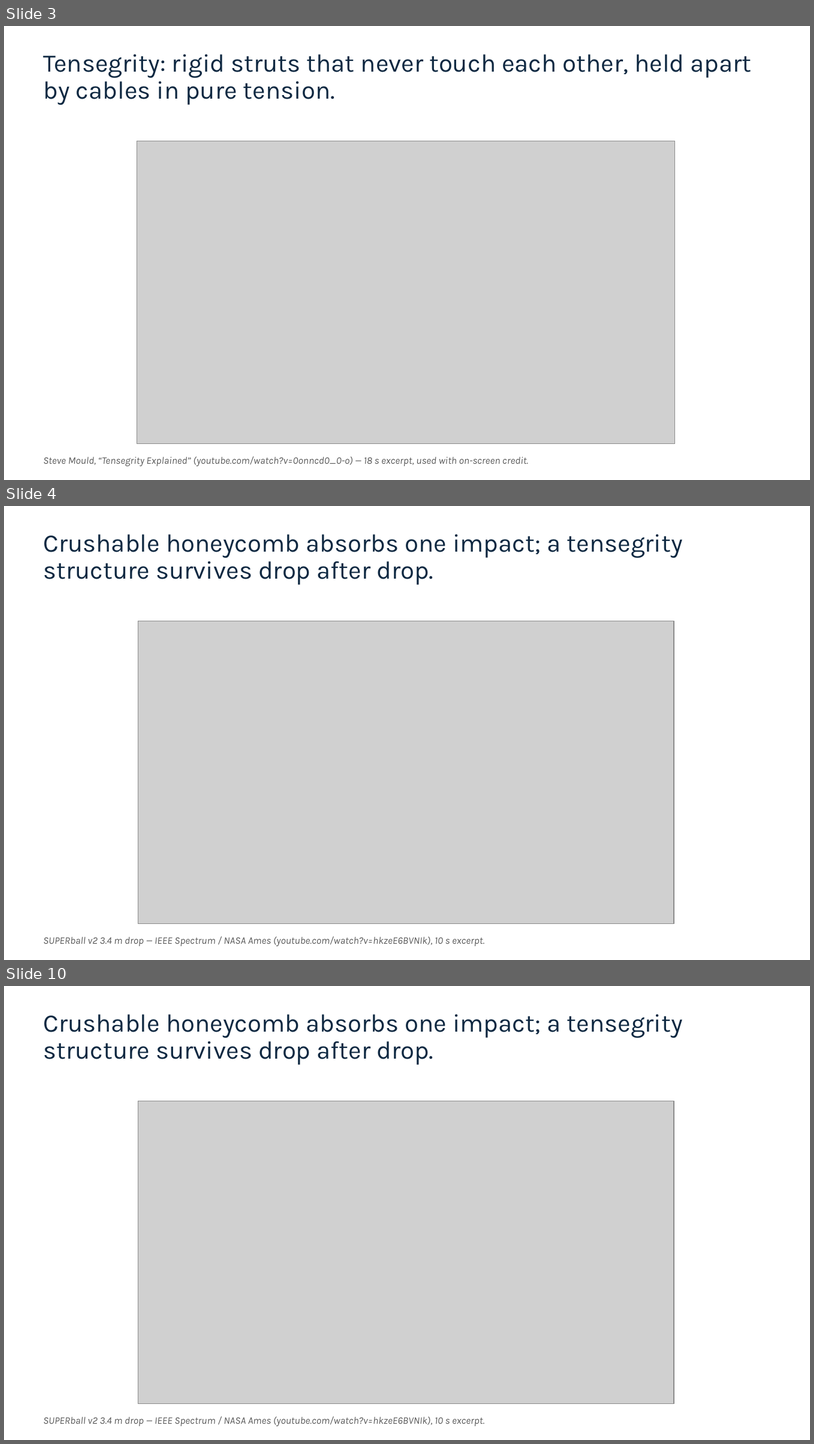
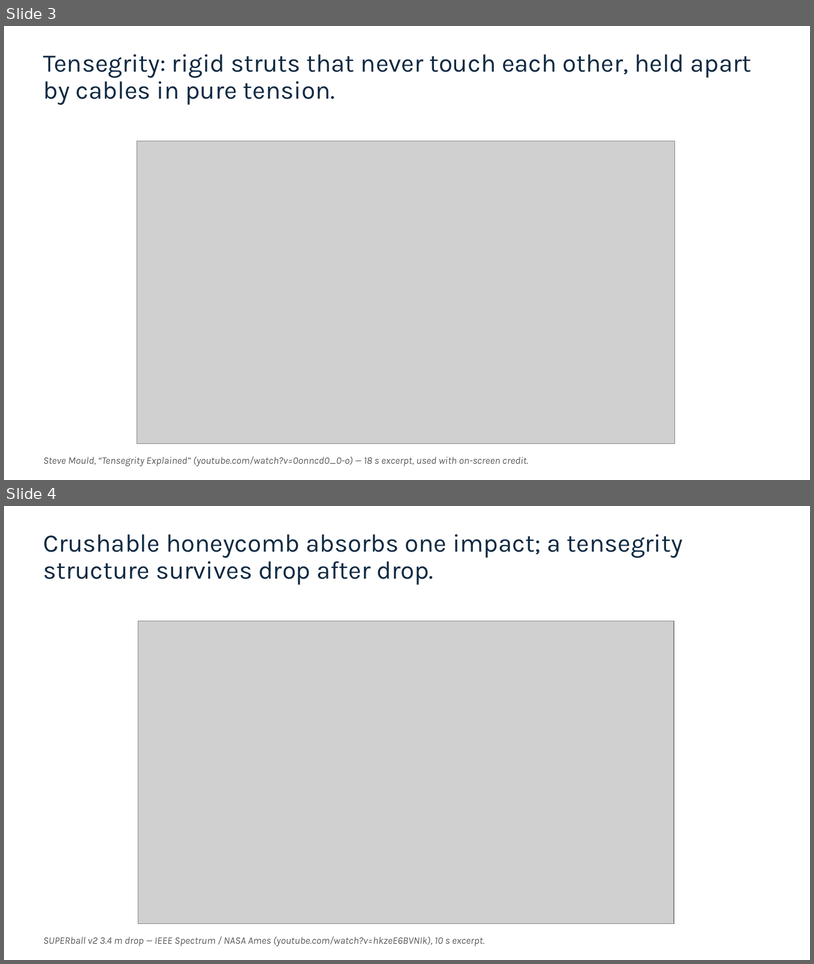
Before and after one commit to vertical-cloud-lab/tensegrity-optimization, a slide deck: presentation/Slide Decks/IDETC Supplement Slides (BO block + gap + video + accel).pptx. Shown one above the other, each under a label of ours: slides 3, 4 and 10 before the commit, slides 3 and 4 after it; the slides between them are not shown. The pictures are 814x1444 and 814x964 pixels, drawn with LibreOffice and Linux fonts; fonts in the diff are those of the drawing; grey boxes stand for pictures. Boxes give left, top, right and bottom in pixels: in the first picture for what was removed or moved away, otherwise in the second. Text is boxed around its words. In the diff, an @@ line names an element or a change of style, - is before the commit and + after.

```diff
--- a/presentation/Slide Decks/IDETC Supplement Slides (BO block + gap + video + accel).pptx
+++ b/presentation/Slide Decks/IDETC Supplement Slides (BO block + gap + video + accel).pptx
@@ slide 4 removed at [4,506,810,960], background #FFFFFF @@
@@ title removed at [43,534,683,585] @@
-Crushable honeycomb absorbs one impact; a tensegrity structure survives drop after drop.
@@ picture removed at [138,621,674,924] @@
@@ text removed at [43,936,485,946] @@
-SUPERball v2 3.4 m drop — IEEE Spectrum / NASA Ames (youtube.com/watch?v=hkzeE6BVNIk), 10 s excerpt.
@@ what was slide 10 is now slide 4 @@
```
Also in this commit, not shown: 6 slides added, 5 other slides removed, 12 other files.
